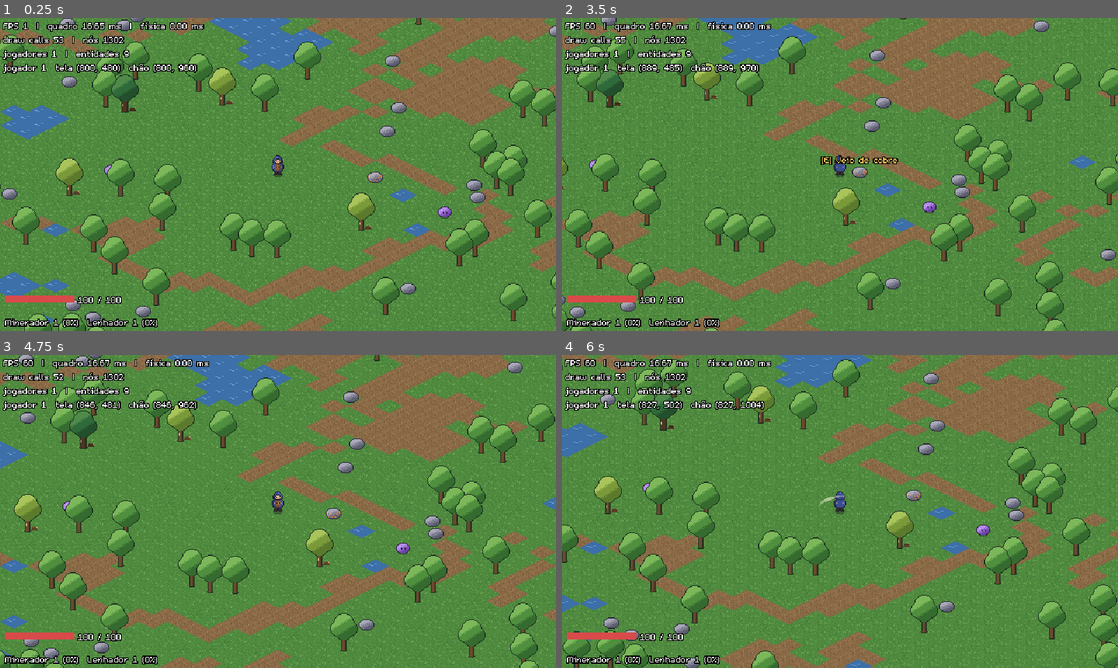
Above: before the commit, frames 1-4 (two rows, left to right).
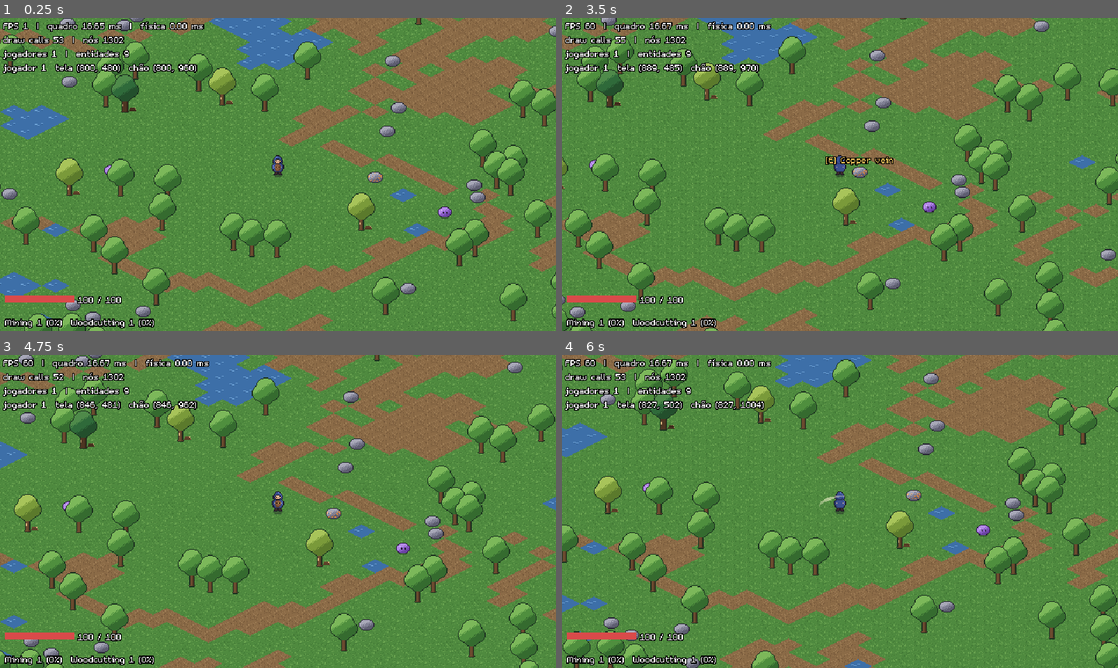
Above: after the commit, the same moments.

Repository: joaovictormendessilva/2d-isometric
Game: Godot game, scene res://scenes/main/main.tscn
Same seed, same stepped clock (60 frames per second), same inputs: the game is played once before the commit and once after it.
Inputs (mouse positions are in pixels of both pictures, inside the frame that each line leads up to):
- Up to frame 1 (0.25 s): no input
- Up to frame 2 (3.5 s): tap Enter at 0.5 s; move the mouse to (962, 158) at 0.52 s; hold D (move_right) 0.53-1.28 s; tap E (interact) at 0.6, 1.55, 2.1, 2.85 s; click (962, 158) at 0.67 s; move the mouse to (728, 190) at 1.27 s; hold S (move_down) 1.28-2.03 s; click (728, 190) at 1.35 s; move the mouse to (895, 105) at 2.02 s; hold D (move_right) 2.03-2.78 s; move the mouse to (812, 237) at 2.77 s; hold W (move_up) from 2.78 s (still down); click (812, 237) at 2.92 s
- Up to frame 3 (4.75 s): move the mouse to (444, 558) at 3.52 s; release W (move_up) at 3.53 s; press the mouse at (444, 558) at 3.53 s; hold A (move_left) from 3.53 s (still down); tap E (interact) at 3.8, 4.35 s; move the mouse to (111, 464) at 4.27 s; release the mouse at (111, 464) at 4.28 s
- Up to frame 4 (6 s): move the mouse to (867, 511) at 5.02 s; release A (move_left) at 5.03 s; hold S (move_down) 5.03-5.78 s; tap E (interact) at 5.1 s; click (867, 511) at 5.17 s; move the mouse to (756, 433) at 5.77 s; hold D (move_right) from 5.78 s (still down); click (756, 433) at 5.85 s

The runs differ from the first frame. In frame 1, 0.4% of the frame differs, in the area x 3-29%, y 96-100%; in frame 2, 0.6%, in the area x 3-61%, y 44-100%; in frame 3, 0.4%; in frame 4, 0.4%.

Commit message:
Localization: all player-facing text from a translation table (pt_BR, en)
- data/i18n/texts.csv with Godot CSV translations; pt_BR fallback; --lang=<code> override
- Texts helper: get_text/format, names derived from data ids (ITEM_WOOD, SKILL_MINING...),
  action key labels from the input map in the player's keyboard layout
- Data resources no longer store display names (get_display_name)
- HUD, notices, gather prompt, immune text and network status use keys
- Tests: every language complete with matching placeholders, every data entry named,
  switching language switches texts
- Docs: ADR-015, rule 16 in CLAUDE.md; restore rule 14/15 text lost in an earlier edit

Diff:
--- a/core/actors/monster_data.gd
+++ b/core/actors/monster_data.gd
@@ -4,7 +4,6 @@
 ## criatura em `data/monsters/`.
 
 @export var id: StringName
-@export var display_name: String
 @export var stats: ActorStats
 @export var attack: MeleeAttackData
 @export_group("Comportamento (px no chão)")
@@ -14,3 +13,8 @@
 @export var leash_radius: float = 220.0
 @export_group("Recompensas")
 @export var drops: Array[DropEntry] = []
+
+
+## Nome no idioma atual (chave `MONSTER_<ID>` em `data/i18n/texts.csv`).
+func get_display_name() -> String:
+	return Texts.name_of("MONSTER", id)
--- a/core/gathering/gathering_skill_data.gd
+++ b/core/gathering/gathering_skill_data.gd
@@ -4,7 +4,6 @@
 ## deixa a coleta desse tipo mais rápida e mais rendosa. Valores em `data/skills/`.
 
 @export var id: StringName
-@export var display_name: String
 @export var max_level: int = 50
 @export_group("Experiência")
 ## Experiência para ir do nível N ao N+1: `base_xp * N ^ xp_growth`.
@@ -38,3 +37,8 @@
 	for l in range(1, mini(level, max_level)):
 		total += xp_to_next(l)
 	return total
+
+
+## Nome no idioma atual (chave `SKILL_<ID>` em `data/i18n/texts.csv`).
+func get_display_name() -> String:
+	return Texts.name_of("SKILL", id)
--- a/core/gathering/resource_node_data.gd
+++ b/core/gathering/resource_node_data.gd
@@ -6,7 +6,6 @@
 ## `data/resource_nodes/`.
 
 @export var id: StringName
-@export var display_name: String
 @export var skill: GatheringSkillData
 @export_group("Requisitos")
 ## Nível mínimo de ferramenta (0 = as mãos servem).
@@ -22,3 +21,8 @@
 @export_group("Aparência")
 @export var texture: Texture2D
 @export var depleted_texture: Texture2D
+
+
+## Nome no idioma atual (chave `NODE_<ID>` em `data/i18n/texts.csv`).
+func get_display_name() -> String:
+	return Texts.name_of("NODE", id)
--- a/core/items/item_data.gd
+++ b/core/items/item_data.gd
@@ -3,5 +3,9 @@
 ## Definição de um item (um arquivo por item em `data/items/`).
 
 @export var id: StringName
-@export var display_name: String
 @export var icon: Texture2D
+
+
+## Nome no idioma atual (chave `ITEM_<ID>` em `data/i18n/texts.csv`).
+func get_display_name() -> String:
+	return Texts.name_of("ITEM", id)
--- /dev/null
+++ b/core/texts.gd
@@ -0,0 +1,44 @@
+class_name Texts
+extends RefCounted
+## Todo texto que o JOGADOR vê passa por aqui: uma chave vira o texto no idioma atual, pela
+## tabela `data/i18n/texts.csv` (sistema de tradução da Godot; uma coluna por idioma).
+## Nada de texto para o jogador escrito direto no código ou nos dados: novo idioma = nova
+## coluna na tabela. (Textos de depuração, como o painel F3, ficam fora.)
+##
+## Nomes vêm do id: item `wood` → chave `ITEM_WOOD`; tipo de coleta `mining` → `SKILL_MINING`.
+
+## Argumento de linha de comando para escolher o idioma (ex.: `-- --lang=en`).
+const LANGUAGE_ARG := "--lang="
+
+
+static func get_text(key: StringName) -> String:
+	return TranslationServer.translate(key)
+
+
+## Texto com valores: a chave traz os marcadores (`%s`, `%d`) na ordem de `args`.
+static func format(key: StringName, args: Array) -> String:
+	return get_text(key) % args
+
+
+## Nome de algo definido em `data/` pelo tipo (ITEM, SKILL, NODE, MONSTER) e id.
+static func name_of(kind: String, id: StringName) -> String:
+	return get_text(StringName("%s_%s" % [kind, String(id).to_upper()]))
+
+
+## Usa `--lang=<código>` se veio na linha de comando; senão, o idioma do sistema.
+static func apply_command_line(args: PackedStringArray) -> void:
+	for arg in args:
+		if arg.begins_with(LANGUAGE_ARG):
+			TranslationServer.set_locale(arg.trim_prefix(LANGUAGE_ARG))
+
+
+## Tecla da ação no layout do teclado do jogador (ex.: "E"), para mostrar em avisos.
+static func action_key(action: StringName) -> String:
+	for event in InputMap.action_get_events(action):
+		var key := event as InputEventKey
+		if key and key.physical_keycode != KEY_NONE:
+			var keycode := key.physical_keycode
+			if DisplayServer.get_name() != "headless":  # sem janela não há layout de teclado
+				keycode = DisplayServer.keyboard_get_keycode_from_physical(keycode)
+			return OS.get_keycode_string(keycode)
+	return String(action)
--- /dev/null
+++ b/data/i18n/texts.csv
@@ -0,0 +1,36 @@
+keys,pt_BR,en
+ITEM_GEL,Gosma,Goo
+ITEM_WOOD,Madeira,Wood
+ITEM_OAK_WOOD,Madeira de carvalho,Oak wood
+ITEM_STONE,Pedra,Stone
+ITEM_COPPER_ORE,Minério de cobre,Copper ore
+ITEM_STONE_AXE,Machado de pedra,Stone axe
+ITEM_STONE_PICKAXE,Picareta de pedra,Stone pickaxe
+ITEM_COPPER_AXE,Machado de cobre,Copper axe
+SKILL_WOODCUTTING,Lenhador,Woodcutting
+SKILL_MINING,Minerador,Mining
+NODE_LUMBER_TREE,Árvore de lenha,Lumber tree
+NODE_COPPER_VEIN,Veio de cobre,Copper vein
+NODE_OLD_OAK,Carvalho antigo,Old oak
+MONSTER_SLIME,Slime,Slime
+COMBAT_IMMUNE,Imune,Immune
+HUD_HEALTH,%d / %d,%d / %d
+HUD_ITEM_COUNT,%s x%d,%s x%d
+HUD_SKILL_LEVEL,%s %d (%d%%),%s %d (%d%%)
+FEEDBACK_ITEM_GAINED,+%d %s,+%d %s
+FEEDBACK_LEVEL_UP,%s nível %d!,%s level %d!
+GATHER_NEEDS_TOOL,Precisa de ferramenta nível %d,Needs a tier %d tool
+GATHER_NEEDS_LEVEL,Precisa de %s nível %d,Needs %s level %d
+PROMPT_GATHER,[%s] %s,[%s] %s
+PROMPT_BLOCKED,%s: %s,%s: %s
+NET_CONNECTING,Conectando a %s:%d...,Connecting to %s:%d...
+NET_HOSTING_LOCAL,Host (só este PC) na porta %d,Host (this PC only) on port %d
+NET_HOSTING_LAN,Host (rede local) na porta %d,Host (local network) on port %d
+NET_CONNECTED,Conectado ao host,Connected to host
+NET_CONNECT_FAILED,Não foi possível conectar,Could not connect
+NET_HOST_LOST,Conexão com o host perdida,Lost connection to host
+NET_PLAYERS,%s · %d jogador(es),%s · %d player(s)
+NET_PING,%s · ping %d ms,%s · ping %d ms
+NET_BAD_PORT,Porta inválida: %d,Invalid port: %d
+NET_BAD_ADDRESS,Endereço inválido: %s,Invalid address: %s
+NET_OPEN_FAILED,Não foi possível abrir a rede (porta %d em uso?),Could not open the network (is port %d in use?)
--- a/data/items/copper_axe.tres
+++ b/data/items/copper_axe.tres
@@ -7,7 +7,6 @@
 [resource]
 script = ExtResource("1_tool")
 id = &"copper_axe"
-display_name = "Machado de cobre"
 icon = ExtResource("2_icon")
 skill = ExtResource("3_skill")
 tier = 2
--- a/data/items/copper_ore.tres
+++ b/data/items/copper_ore.tres
@@ -6,5 +6,4 @@
 [resource]
 script = ExtResource("1_item")
 id = &"copper_ore"
-display_name = "Minério de cobre"
 icon = ExtResource("2_icon")
--- a/data/items/gel.tres
+++ b/data/items/gel.tres
@@ -6,5 +6,4 @@
 [resource]
 script = ExtResource("1_item")
 id = &"gel"
-display_name = "Gosma"
 icon = ExtResource("2_icon")
--- a/data/items/oak_wood.tres
+++ b/data/items/oak_wood.tres
@@ -6,5 +6,4 @@
 [resource]
 script = ExtResource("1_item")
 id = &"oak_wood"
-display_name = "Madeira de carvalho"
 icon = ExtResource("2_icon")
--- a/data/items/stone.tres
+++ b/data/items/stone.tres
@@ -6,5 +6,4 @@
 [resource]
 script = ExtResource("1_item")
 id = &"stone"
-display_name = "Pedra"
 icon = ExtResource("2_icon")
--- a/data/items/stone_axe.tres
+++ b/data/items/stone_axe.tres
@@ -7,7 +7,6 @@
 [resource]
 script = ExtResource("1_tool")
 id = &"stone_axe"
-display_name = "Machado de pedra"
 icon = ExtResource("2_icon")
 skill = ExtResource("3_skill")
 tier = 1
--- a/data/items/stone_pickaxe.tres
+++ b/data/items/stone_pickaxe.tres
@@ -7,7 +7,6 @@
 [resource]
 script = ExtResource("1_tool")
 id = &"stone_pickaxe"
-display_name = "Picareta de pedra"
 icon = ExtResource("2_icon")
 skill = ExtResource("3_skill")
 tier = 1
--- a/data/items/wood.tres
+++ b/data/items/wood.tres
@@ -6,5 +6,4 @@
 [resource]
 script = ExtResource("1_item")
 id = &"wood"
-display_name = "Madeira"
 icon = ExtResource("2_icon")
--- a/data/monsters/slime.tres
+++ b/data/monsters/slime.tres
@@ -40,7 +40,6 @@
 [resource]
 script = ExtResource("1_monster")
 id = &"slime"
-display_name = "Slime"
 stats = SubResource("Resource_stats")
 attack = SubResource("Resource_attack")
 aggro_radius = 110.0
--- a/data/resource_nodes/copper_vein.tres
+++ b/data/resource_nodes/copper_vein.tres
@@ -25,7 +25,6 @@
 [resource]
 script = ExtResource("1_node")
 id = &"copper_vein"
-display_name = "Veio de cobre"
 skill = ExtResource("2_skill")
 min_tool_tier = 0
 min_skill_level = 1
--- a/data/resource_nodes/lumber_tree.tres
+++ b/data/resource_nodes/lumber_tree.tres
@@ -17,7 +17,6 @@
 [resource]
 script = ExtResource("1_node")
 id = &"lumber_tree"
-display_name = "Árvore de lenha"
 skill = ExtResource("2_skill")
 min_tool_tier = 0
 min_skill_level = 1
--- a/data/resource_nodes/old_oak.tres
+++ b/data/resource_nodes/old_oak.tres
@@ -25,7 +25,6 @@
 [resource]
 script = ExtResource("1_node")
 id = &"old_oak"
-display_name = "Carvalho antigo"
 skill = ExtResource("2_skill")
 min_tool_tier = 2
 min_skill_level = 5
--- a/data/skills/mining.tres
+++ b/data/skills/mining.tres
@@ -5,4 +5,3 @@
 [resource]
 script = ExtResource("1_skill")
 id = &"mining"
-display_name = "Minerador"
--- a/data/skills/woodcutting.tres
+++ b/data/skills/woodcutting.tres
@@ -5,4 +5,3 @@
 [resource]
 script = ExtResource("1_skill")
 id = &"woodcutting"
-display_name = "Lenhador"
--- a/project.godot
+++ b/project.godot
@@ -76,6 +76,11 @@
 ]
 }
 
+[internationalization]
+
+locale/translations=PackedStringArray("res://data/i18n/texts.pt_BR.translation", "res://data/i18n/texts.en.translation")
+locale/fallback="pt_BR"
+
 [layer_names]
 
 2d_physics/layer_1="world"
--- a/scenes/main/entity_spawner.gd
+++ b/scenes/main/entity_spawner.gd
@@ -23,7 +23,6 @@
 const DROP_CLEARANCE := 4.0
 const DAMAGE_TO_PLAYER_COLOR := Color("ff6b6b")
 const DAMAGE_TO_MONSTER_COLOR := Color.WHITE
-const IMMUNE_TEXT := "Imune"
 const IMMUNE_COLOR := Color("a0a0b4")
 ## Tom dos personagens dos OUTROS jogadores, para cada um se reconhecer no coop.
 const OTHER_PLAYER_TINT := Color(0.6, 1.0, 0.75)
@@ -208,7 +207,7 @@
 
 
 func _on_entity_blocked(entity: Character) -> void:
-	damage_numbers.show_text(entity.position, IMMUNE_TEXT, IMMUNE_COLOR)
+	damage_numbers.show_text(entity.position, Texts.get_text(&"COMBAT_IMMUNE"), IMMUNE_COLOR)
 
 
 # --- Ciclo de vida -----------------------------------------------------------------------------
--- a/scenes/main/main.gd
+++ b/scenes/main/main.gd
@@ -7,6 +7,7 @@
 ##   rede: ver `scenes/net/network.gd` (--host, --host-lan, --join=<ip>, --port=<n>).
 ##   --screenshot=<caminho.png>   salva uma captura após alguns quadros e fecha o jogo.
 ##   --move=<x>,<y>               segura essa intenção de movimento antes da captura.
+##   --lang=<código>              idioma dos textos (ex.: en); sem ele, o idioma do sistema.
 
 const START_REGION := preload("res://scenes/regions/meadow/meadow.tscn")
 const SKILLS_DIR := "res://data/skills/"
@@ -36,6 +37,7 @@
 
 
 func _ready() -> void:
+	Texts.apply_command_line(OS.get_cmdline_user_args())
 	# A rede começa ANTES da região: os objetos da região (pontos de coleta) decidem no
 	# próprio `_ready` se pedem o estado ao host.
 	network.session = session
--- a/scenes/net/network.gd
+++ b/scenes/net/network.gd
@@ -50,7 +50,7 @@
 	if role == Role.OFFLINE:
 		return OK
 	if port < 1024 or port > 65535:
-		return _fail(ERR_INVALID_PARAMETER, "Porta inválida: %d" % port)
+		return _fail(ERR_INVALID_PARAMETER, Texts.format(&"NET_BAD_PORT", [port]))
 	var api := multiplayer as SceneMultiplayer
 	api.server_relay = false  # clientes não falam entre si: o host valida e repassa
 	api.allow_object_decoding = false
@@ -65,22 +65,23 @@
 	var error: Error
 	if role == Role.CLIENT:
 		if not address.is_valid_ip_address():
-			return _fail(ERR_INVALID_PARAMETER, "Endereço inválido: %s" % address)
+			return _fail(ERR_INVALID_PARAMETER, Texts.format(&"NET_BAD_ADDRESS", [address]))
 		error = peer.create_client(address, port)
-		_status = "Conectando a %s:%d..." % [address, port]
+		_status = Texts.format(&"NET_CONNECTING", [address, port])
 	else:
 		peer.set_bind_ip(LOOPBACK if role == Role.HOST else "*")
 		error = peer.create_server(port, NetRules.MAX_CLIENTS)
-		_status = "Host (%s) na porta %d" % ["só este PC" if role == Role.HOST else "rede local", port]
+		var hosting := &"NET_HOSTING_LOCAL" if role == Role.HOST else &"NET_HOSTING_LAN"
+		_status = Texts.format(hosting, [port])
 	if error != OK:
-		return _fail(error, "Não foi possível abrir a rede (porta %d em uso?)" % port)
+		return _fail(error, Texts.format(&"NET_OPEN_FAILED", [port]))
 	multiplayer.multiplayer_peer = peer
 	_local_id = multiplayer.get_unique_id()
 	multiplayer.peer_connected.connect(_on_peer_connected)
 	multiplayer.peer_disconnected.connect(_on_peer_disconnected)
-	multiplayer.connected_to_server.connect(func() -> void: _status = "Conectado ao host")
-	multiplayer.connection_failed.connect(func() -> void: _status = "Não foi possível conectar")
-	multiplayer.server_disconnected.connect(func() -> void: _status = "Conexão com o host perdida")
+	multiplayer.connected_to_server.connect(_set_status.bind(&"NET_CONNECTED"))
+	multiplayer.connection_failed.connect(_set_status.bind(&"NET_CONNECT_FAILED"))
+	multiplayer.server_disconnected.connect(_set_status.bind(&"NET_HOST_LOST"))
 	return OK
 
 
@@ -99,11 +100,12 @@
 	if not is_online() or enet.get_connection_status() != MultiplayerPeer.CONNECTION_CONNECTED:
 		return _status
 	if multiplayer.is_server():
-		return "%s · %d jogador(es)" % [_status, multiplayer.get_peers().size() + 1]
+		return Texts.format(&"NET_PLAYERS", [_status, multiplayer.get_peers().size() + 1])
 	var host := enet.get_peer(1)
 	if host == null:
 		return _status
-	return "%s · ping %d ms" % [_status, host.get_statistic(ENetPacketPeer.PEER_ROUND_TRIP_TIME)]
+	var ping := host.get_statistic(ENetPacketPeer.PEER_ROUND_TRIP_TIME)
+	return Texts.format(&"NET_PING", [_status, ping])
 
 
 ## Host: envia ao dono cada mudança no inventário e na experiência de coleta dele (ambos
@@ -165,6 +167,10 @@
 		player_left.emit(peer_id)
 
 
+func _set_status(key: StringName) -> void:
+	_status = Texts.get_text(key)
+
+
 func _fail(error: Error, message: String) -> Error:
 	_status = message
 	push_warning("[net] %s" % message)
--- a/scenes/ui/gathering_texts.gd
+++ b/scenes/ui/gathering_texts.gd
@@ -7,7 +7,8 @@
 static func refusal(data: ResourceNodeData, check: GatheringRules.Check) -> String:
 	match check:
 		GatheringRules.Check.NEEDS_TOOL:
-			return "Precisa de ferramenta nível %d" % data.min_tool_tier
+			return Texts.format(&"GATHER_NEEDS_TOOL", [data.min_tool_tier])
 		GatheringRules.Check.NEEDS_LEVEL:
-			return "Precisa de %s nível %d" % [data.skill.display_name, data.min_skill_level]
+			return Texts.format(&"GATHER_NEEDS_LEVEL",
+				[data.skill.get_display_name(), data.min_skill_level])
 	return ""
--- a/scenes/ui/hud.gd
+++ b/scenes/ui/hud.gd
@@ -29,7 +29,7 @@
 
 func _on_health_changed(current: int, maximum: int) -> void:
 	_bar_fill.size.x = _bar.custom_minimum_size.x * current / maxf(maximum, 1)
-	_health_label.text = "%d / %d" % [current, maximum]
+	_health_label.text = Texts.format(&"HUD_HEALTH", [current, maximum])
 
 
 func _on_inventory_changed(inventory: Inventory) -> void:
@@ -37,7 +37,8 @@
 	var counts := inventory.get_counts()
 	for id in counts:
 		var item := _items.get_item(id)
-		parts.append("%s x%d" % [item.display_name if item else String(id), counts[id]])
+		var item_name := item.get_display_name() if item else String(id)
+		parts.append(Texts.format(&"HUD_ITEM_COUNT", [item_name, counts[id]]))
 	_inventory_label.text = "  ".join(parts)
 
 
@@ -48,5 +49,5 @@
 		var level := progress.level(skill)
 		var into_level := progress.xp(skill.id) - skill.xp_for_level(level)
 		var percent := 100 * into_level / maxi(skill.xp_to_next(level), 1)
-		parts.append("%s %d (%d%%)" % [skill.display_name, level, percent])
+		parts.append(Texts.format(&"HUD_SKILL_LEVEL", [skill.get_display_name(), level, percent]))
 	_skills_label.text = "  ".join(parts)
--- a/scenes/ui/interaction_prompt.gd
+++ b/scenes/ui/interaction_prompt.gd
@@ -44,8 +44,9 @@
 	position = node.position + Vector2(0.0, sprite.get_rect().position.y - MARGIN)
 	var refusal := GatheringTexts.refusal(node.data, gatherer.check(node))
 	if refusal.is_empty():
-		_label.text = "[E] %s" % node.data.display_name
+		_label.text = Texts.format(&"PROMPT_GATHER",
+			[Texts.action_key(&"interact"), node.data.get_display_name()])
 		_label.modulate = READY_COLOR
 	else:
-		_label.text = "%s: %s" % [node.data.display_name, refusal.to_lower()]
+		_label.text = Texts.format(&"PROMPT_BLOCKED", [node.data.get_display_name(), refusal])
 		_label.modulate = BLOCKED_COLOR
--- a/scenes/ui/player_feedback.gd
+++ b/scenes/ui/player_feedback.gd
@@ -37,7 +37,8 @@
 
 func _on_item_added(item_id: StringName, amount: int) -> void:
 	var item := _items.get_item(item_id)
-	_show("+%d %s" % [amount, item.display_name if item else String(item_id)], GAIN_COLOR)
+	var item_name := item.get_display_name() if item else String(item_id)
+	_show(Texts.format(&"FEEDBACK_ITEM_GAINED", [amount, item_name]), GAIN_COLOR)
 
 
 func _on_xp_changed(skill_id: StringName, progress: SkillProgress) -> void:
@@ -46,7 +47,7 @@
 		return
 	var level := progress.level(skill)
 	if level > _levels.get(skill_id, 1):
-		_show("%s nível %d!" % [skill.display_name, level], LEVEL_COLOR)
+		_show(Texts.format(&"FEEDBACK_LEVEL_UP", [skill.get_display_name(), level]), LEVEL_COLOR)
 	_levels[skill_id] = level
 
 
--- a/tests/test_network.gd
+++ b/tests/test_network.gd
@@ -181,7 +181,7 @@
 	var client: Node = games[1]
 	(games[0] as Node).get_parent().free()  # host fecha o jogo
 	await physics_frames(60)
-	check((client.network as Network).status_text() == "Conexão com o host perdida",
+	check((client.network as Network).status_text() == Texts.get_text(&"NET_HOST_LOST"),
 		"cliente avisa que perdeu o host (\"%s\")" % (client.network as Network).status_text())
 
 
--- /dev/null
+++ b/tests/test_texts.gd
@@ -0,0 +1,72 @@
+extends TestCase
+## Textos do jogador centralizados (`data/i18n/texts.csv`): todo idioma completo e coerente,
+## todo dado com nome, e a troca de idioma funcionando.
+
+const TABLE := "res://data/i18n/texts.csv"
+const NAMED_DATA := {
+	"ITEM": "res://data/items/",
+	"SKILL": "res://data/skills/",
+	"NODE": "res://data/resource_nodes/",
+	"MONSTER": "res://data/monsters/",
+}
+
+
+func test_every_language_has_every_text_with_the_same_placeholders() -> void:
+	var rows := _read_table()
+	var languages: PackedStringArray = rows[0].slice(1)
+	check(languages.size() >= 2, "há pelo menos dois idiomas (%s)" % [languages])
+	var keys := {}
+	for row: PackedStringArray in rows.slice(1):
+		check(not keys.has(row[0]), "chave repetida: %s" % row[0])
+		keys[row[0]] = true
+		check(row.size() == languages.size() + 1, "%s tem uma coluna por idioma" % row[0])
+		var expected := _placeholders(row[1])
+		for column in range(1, row.size()):
+			var language := languages[column - 1]
+			check(not row[column].strip_edges().is_empty(), "%s em %s não está vazio" % [row[0], language])
+			check(_placeholders(row[column]) == expected,
+				"%s em %s tem os mesmos marcadores (%s)" % [row[0], language, expected])
+
+
+## Cada item, tipo de coleta, ponto e criatura em `data/` tem nome em todos os idiomas.
+func test_all_named_data_has_a_translated_name() -> void:
+	var previous := TranslationServer.get_locale()
+	for locale in ["pt_BR", "en"]:
+		TranslationServer.set_locale(locale)
+		for kind: String in NAMED_DATA:
+			for entry in DataCatalog.new(NAMED_DATA[kind]).entries():
+				var name: String = entry.get_display_name()
+				check(not name.begins_with(kind + "_"),
+					"%s \"%s\" tem nome em %s (veio \"%s\")" % [kind, entry.id, locale, name])
+	TranslationServer.set_locale(previous)
+
+
+func test_switching_language_switches_texts() -> void:
+	var previous := TranslationServer.get_locale()
+	TranslationServer.set_locale("pt_BR")
+	var wood_pt := Texts.name_of("ITEM", &"wood")
+	var gather_pt := Texts.format(&"GATHER_NEEDS_TOOL", [2])
+	TranslationServer.set_locale("en")
+	check(wood_pt == "Madeira" and Texts.name_of("ITEM", &"wood") == "Wood", "nome do item troca")
+	check(gather_pt != Texts.format(&"GATHER_NEEDS_TOOL", [2]), "frases com valores trocam")
+	TranslationServer.set_locale(previous)
+
+
+func _read_table() -> Array[PackedStringArray]:
+	var rows: Array[PackedStringArray] = []
+	var file := FileAccess.open(TABLE, FileAccess.READ)
+	while not file.eof_reached():
+		var row := file.get_csv_line()
+		if row.size() > 1:
+			rows.append(row)
+	return rows
+
+
+## Marcadores de valores na ordem (`%s`, `%d`...), ignorando o `%%` literal.
+static func _placeholders(text: String) -> PackedStringArray:
+	var found := PackedStringArray()
+	var regex := RegEx.create_from_string("%(%|[sdf])")
+	for match_ in regex.search_all(text):
+		if match_.get_string(1) != "%":
+			found.append(match_.get_string())
+	return found
Not shown, added: core/texts.gd.uid
Not shown, added: data/i18n/texts.csv.import
Not shown, changed: CLAUDE.md
Not shown, changed: docs/01-decisoes.md
Not shown, changed: docs/02-plano-e-status.md
